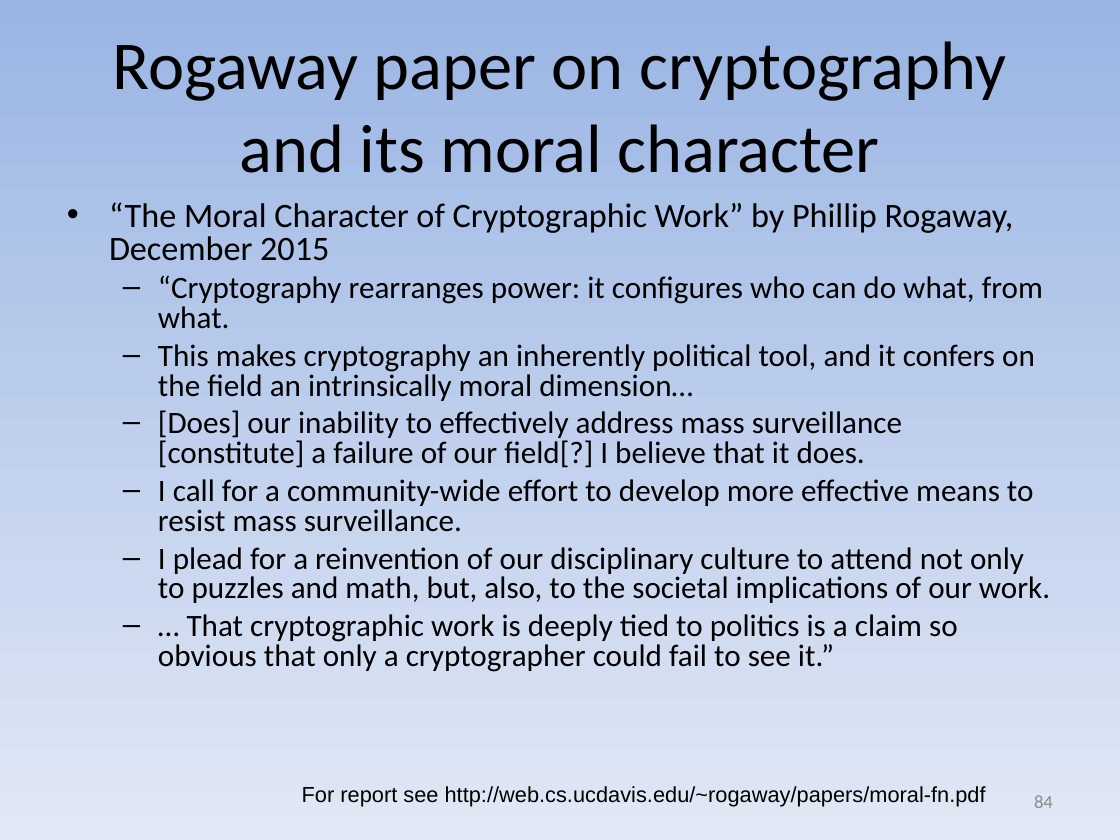
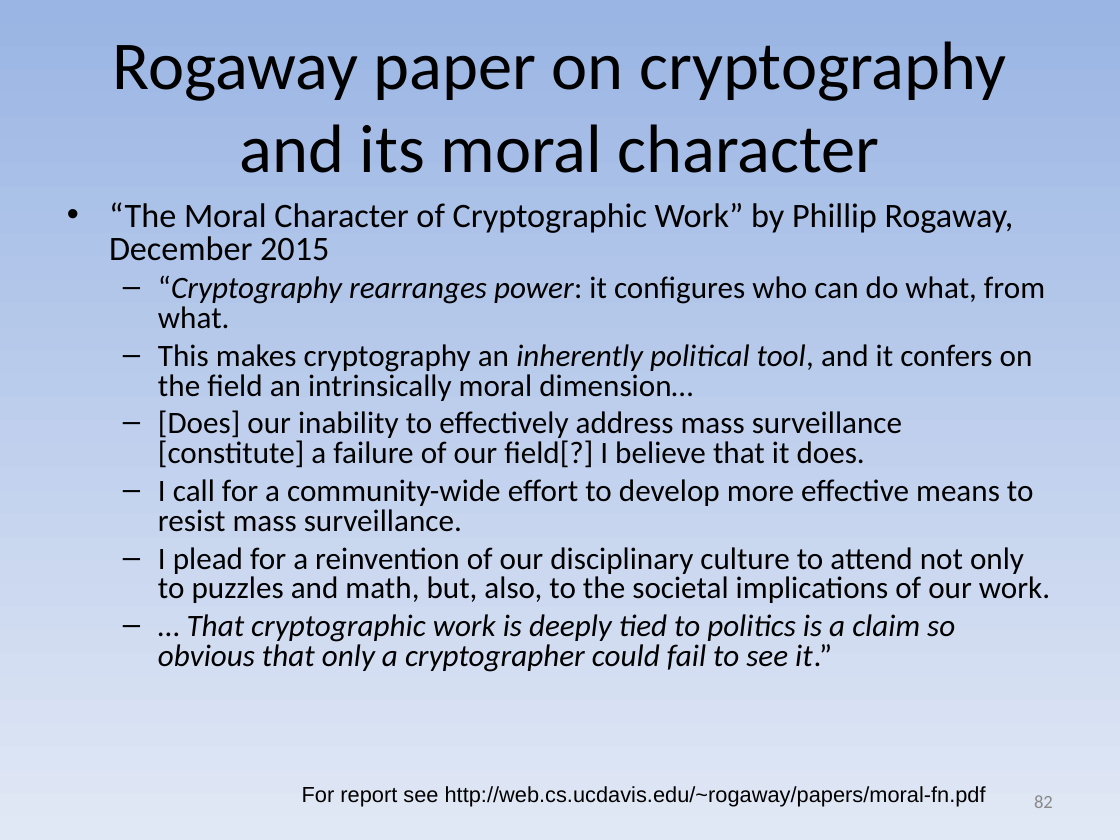
Before and after one commit to david-a-wheeler/david-a-wheeler.github.io, a slide deck: slide 82 of secure-class/presentations/Secure-Software-7-Cryptography.ppt (slide 84 before the commit). Drawn at 1120x840 pixels with LibreOffice and Linux fonts; fonts in the diff are those of the drawing. Boxes give left, top, right and bottom in pixels: in the first picture for what was removed or moved away, otherwise in the second. Text is boxed around its words. In the diff, an @@ line names an element or a change of style, - is before the commit and + after.

Commit message:
Update crypto slides

```diff
--- a/secure-class/presentations/Secure-Software-7-Cryptography.ppt
+++ b/secure-class/presentations/Secure-Software-7-Cryptography.ppt
@@ text at (158,276,1045,672): italic on in "“Cryptography rearranges power:", "inherently political tool,", "That cryptographic work is deeply tied to ..." @@
@@ page number at (1034,795,1053,808): text changed @@
-84
+82
```
Also in this commit, not shown: 6 other slides changed, 1 slide added.
